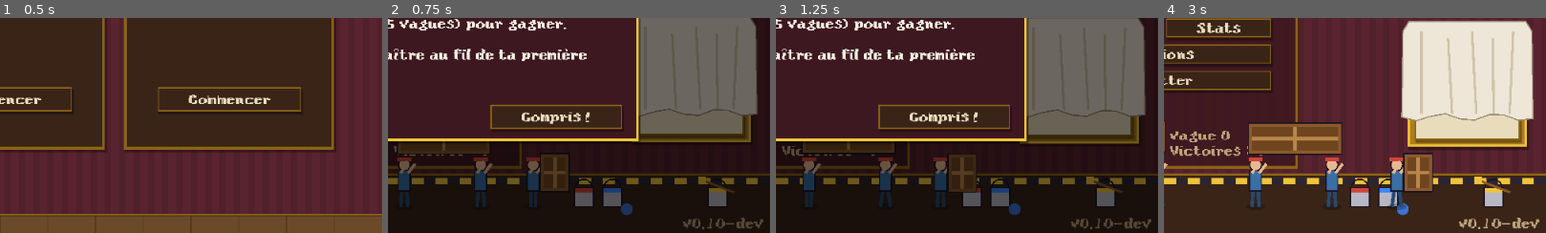
Above: before the commit, frames 1-4 (left to right).
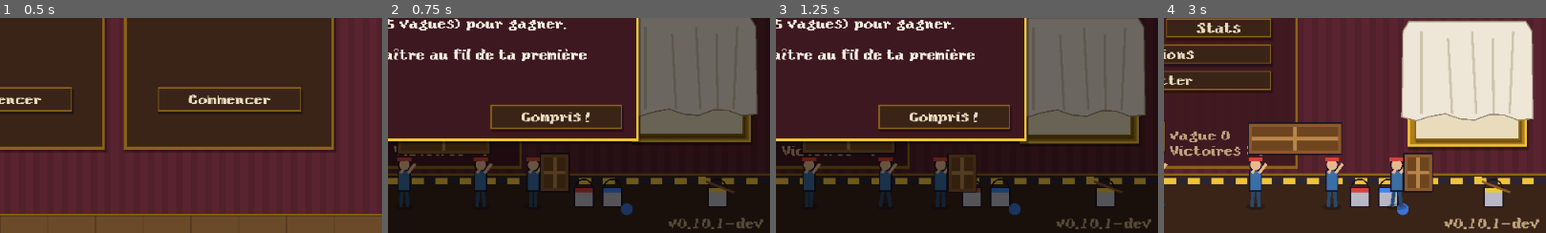
Above: after the commit, the same moments.

Repository: Vltbcq/VowelGame
Game: Godot game, scene res://scenes/main.tscn
The game is run twice, just before and just after one commit, with the same random seed, the same clock (stepped at 60 frames per second) and the same inputs.
Inputs (mouse positions are % of the whole screen's width and height, from its top left):
- Up to frame 1 (0.5 s): no input
- Up to frame 2 (0.75 s): click "Commencer" at 0.5 s
- Up to frame 3 (1.25 s): no input
- Up to frame 4 (3 s): click "Nouvelle partie" at 1.25 s; click "Nouvelle partie" at 2 s; tap Enter at 2.75 s; move the mouse to (72, 45) at 2.77 s; hold D from 2.78 s (still down); tap 0 at 2.85 s; click (72, 45) at 2.92 s
The pictures show only the part of the screen within x 50-100%, y 50-100%; the shares and areas given below are measured in that part.

Frame 1 is identical in both runs. In frame 2, 0.3% of the frame differs, in the area x 73-89%, y 93-99%; in frame 3, 0.3%; in frame 4, 0.4%.

Commit message:
v0.10.1 : fin de partie sans double peine sur l'or et les prix
Retire LATE_PRICE (+5 %/vague) et LATE_GOLD (-4 %/vague) : la décroissance
de l'or et la hausse normale des prix suffisent. goldsim va jusqu'à la vague 15
avec les prix.

Co-Authored-By: Claude Opus 5.5 <noreply@anthropic.com>

Diff:
--- a/project.godot
+++ b/project.godot
@@ -12,7 +12,7 @@
 
 config/name="Paint It Until You Make It"
 config/description="Roguelike à vagues où tu dessines tout : ton perso, tes armes, tes balles, tes ennemis."
-config/version="0.10-dev"
+config/version="0.10.1-dev"
 run/main_scene="res://scenes/main.tscn"
 config/use_custom_user_dir=true
 config/custom_user_dir_name="VowelGame"
--- a/scripts/autoload/run.gd
+++ b/scripts/autoload/run.gd
@@ -236,8 +236,6 @@
 const LATE_FROM := 8
 const LATE_HP := 1.12
 const LATE_DMG := 1.06
-const LATE_PRICE := 1.05
-const LATE_GOLD := 0.96
 const LEVEL_DECAY := 0.97
 const LEVEL_DECAY_FROM := 10
 var late_on := true   # (les tests de réglage comparent avec / sans)
@@ -844,8 +842,7 @@
 func price_mult() -> float:
 	var w := eff_wave() - 1.0
 	# Étiquette de prix : -8 % par exemplaire (5 au plus)
-	return (1.0 + 0.12 * w + 0.004 * w * w) * pow(0.92, amulet_count("etiquette_prix")) \
-		* pow(LATE_PRICE if late_on else 1.0, late_waves())   # (fin de partie : +5 % par vague après la 8e)
+	return (1.0 + 0.12 * w + 0.004 * w * w) * pow(0.92, amulet_count("etiquette_prix"))
 
 
 ## Chances (en %) de [rare, épique, légendaire] pour une offre ou un bonus, selon la vague qui
--- a/scripts/game/arena.gd
+++ b/scripts/game/arena.gd
@@ -925,7 +925,6 @@
 		# Arrondi au hasard : 0.6 or = 60% de chances d'avoir 1 pièce (jamais bloqué à 0)
 		var g: float = v * Run.GOLD_MULT * Run.gold_decay() * pow(0.85, Run.amulet_count("restauration"))
 		g *= 1.0 + 0.15 * Run.amulet_count("aimant_pepites") + 0.02 * Meta.level("mecenat_or")   # (Mécène de l'or)
-		g *= pow(Run.LATE_GOLD, Run.late_waves())   # fin de partie : -4 % d'or par vague après la 8e
 		if stream:
 			g *= stream.gold_mult()   # Le Stream : sondage « pluie d'or »
 		if e.elite:
--- a/tests/goldsim.gd
+++ b/tests/goldsim.gd
@@ -5,6 +5,7 @@
 ## Godot --headless --path . res://tests/goldsim.tscn [-- <difficulté>]
 
 const DT := 1.0 / 30.0
+var price := 1.0   # multiplicateur de prix de la boutique qui suit la vague
 
 
 func _ready() -> void:
@@ -16,11 +17,11 @@
 	var diff := int(args[0]) if args.size() > 0 else 0
 	seed(4321)
 	var total := 0
-	print("vague | or de la vague | cumul (sans l'or de départ)")
-	for w in range(1, 13):
+	print("vague | or de la vague | cumul (sans l'or de départ) | prix ×")
+	for w in range(1, 16):
 		var g := await _wave(w, diff)
 		total += g
-		print("%5d | %5d | %5d" % [w, g, total])
+		print("%5d | %5d | %5d | ×%.2f" % [w, g, total, price])
 	get_tree().quit()
 
 
@@ -43,6 +44,7 @@
 		if d.get("shoots", false):
 			Run.auto_eproj(id)
 	Run.recompute()
+	price = Run.price_mult()
 	Run.stats.pickup = 5000.0   # (ramasse tout)
 	Run.hp = Run.stats.max_hp
 	var arena := Arena.new()
--- a/tests/latesim.gd
+++ b/tests/latesim.gd
@@ -30,15 +30,15 @@
 	for late in [false, true]:
 		for w in range(8, 16):
 			if only_boss and not w in [10, 15]:
-				rows.append({"kills": 0, "alive": 0, "taken": 0, "boss": false, "boss_t": -1.0, "price": 0.0, "gold": 0.0})
+				rows.append({"kills": 0, "alive": 0, "taken": 0, "boss": false, "boss_t": -1.0})
 				continue
 			rows.append(await _wave(w, late))
 	print("")
-	print("vague | sans : tués / restants / dégâts reçus (boss : s pour le tuer) | avec : idem | prix  | or")
+	print("vague | sans : tués / restants / dégâts reçus (boss : s pour le tuer) | avec : idem")
 	for w in range(8, 16):
 		var a: Dictionary = rows[w - 8]
 		var b: Dictionary = rows[w - 8 + 8]
-		print("%5d | %s | %s | ×%.2f→×%.2f | ×%.2f" % [w, _fmt(a), _fmt(b), a.price, b.price, b.gold])
+		print("%5d | %s | %s" % [w, _fmt(a), _fmt(b)])
 	get_tree().quit()
 
 
@@ -74,8 +74,6 @@
 			Run.auto_eproj(id)
 	Run.recompute()
 	Run.hp = Run.stats.max_hp
-	var price := Run.price_mult()
-	var gold := pow(Run.LATE_GOLD, Run.late_waves())
 	var arena := Arena.new()
 	add_child(arena)
 	await get_tree().process_frame
@@ -101,7 +99,7 @@
 			boss_t = t
 			break
 	var r := {"kills": Run.kills - k0, "alive": arena.enemies.size(), "taken": roundi(taken), "boss": boss,
-		"boss_t": boss_t, "price": price, "gold": gold}
+		"boss_t": boss_t}
 	print("vague %d %s : %s" % [w, "avec" if late else "sans", r])
 	arena.ended = true
 	arena.queue_free()
Not shown, added: .github/release-notes/v0.10.1.md
